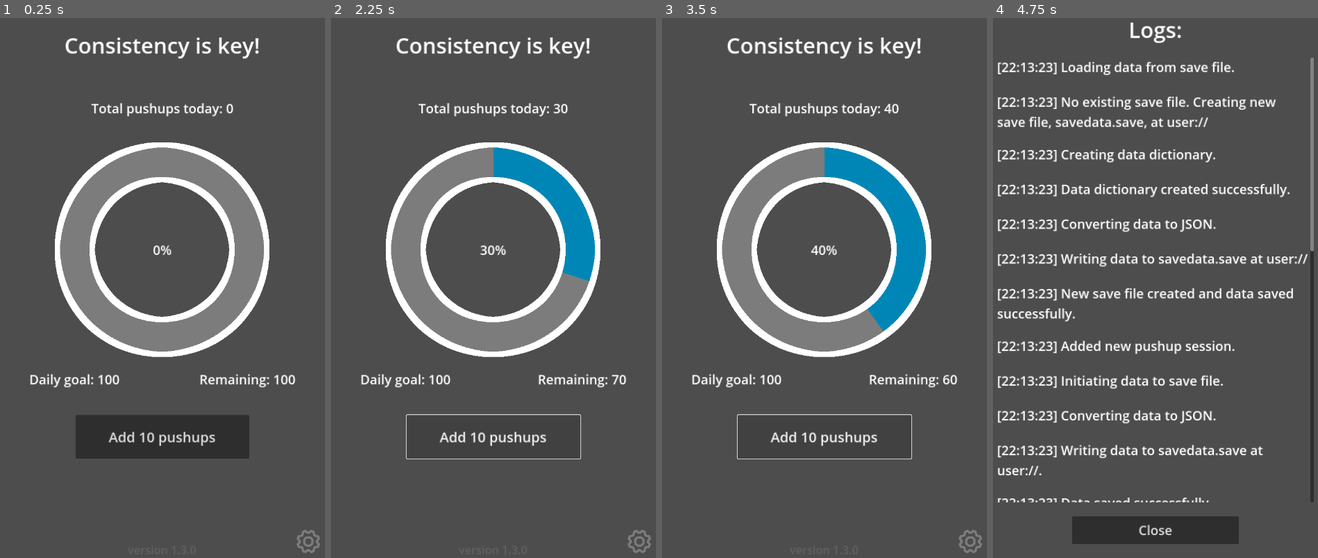
Above: before the commit, frames 1-4 (left to right).
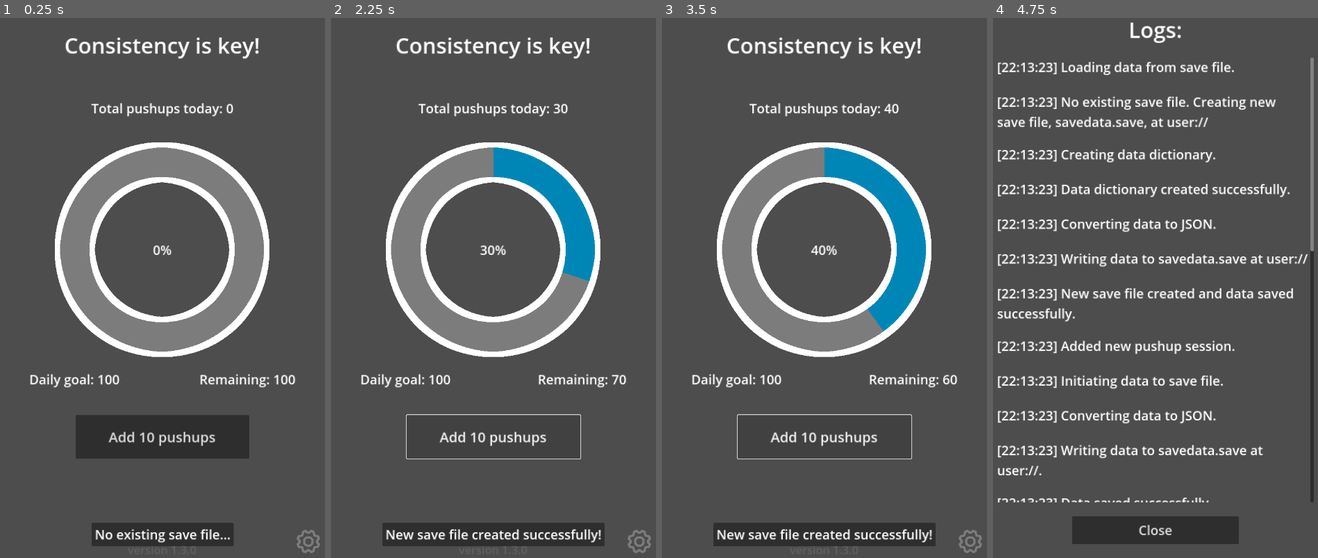
Above: after the commit, the same moments.

Repository: Vandreic/PushupProgression
Game: Godot game, scene res://src/main/main.tscn
Same seed, same stepped clock (60 frames per second), same inputs: the game is played once before the commit and once after it.
Inputs (mouse positions are in pixels of both pictures, inside the frame that each line leads up to):
- Up to frame 1 (0.25 s): no input
- Up to frame 2 (2.25 s): click "Add 10 pushups" at 0.5 s; click "Add 10 pushups" at 1.25 s; click "Add 10 pushups" at 2 s
- Up to frame 3 (3.5 s): tap Enter at 2.75 s
- Up to frame 4 (4.75 s): click (1301, 541) at 3.5 s; click "Show logs" at 4.25 s

The runs differ from the first frame. In frame 1, 1.7% of the frame differs, in the area x 28-72%, y 93-98%; in frame 2, 2.7%, in the area x 15-85%, y 93-98%; in frame 3, 2.7%; in frame 4, nothing differs.

Commit message:
Created notification system
Implemented notification system for save/load and settings updates.

Diff:
--- a/global/global_variables.gd
+++ b/global/global_variables.gd
@@ -76,7 +76,7 @@
 ## Logging menu scene file path.
 const LOGGING_MENU_SCENE_PATH: String = "res://src/ui/options_menu/logging_menu/logging_menu.tscn"
 
-## App running flag [bool].
+## App running flag.
 var app_running: bool = false
 
 
@@ -86,13 +86,13 @@
 ## Number of pushups in each session.
 var pushups_per_session: int = 10
 
-## Total pushups.
+## Total pushups today.
 var total_pushups_today: int = 0
 
-## Total pushups sessions.
+## Total pushups sessions today.
 var total_pushups_sessions: int = 0
 
-## Remaining pushup to reach daily goal.
+## Remaining pushups to reach daily goal.
 var remaining_pushups: int = 0
 
 ## Save data [Dictionary] to store settings and progression data.
@@ -106,5 +106,52 @@
 	"calendar": {}
 }
 
-## Logs [Array].
+## Stores log messages.
 var logs_array: Array = []
+
+
+## Create log message. [br]
+##
+## [br]
+##
+## See [method SaveSystem.create_log] for more details.
+func create_log(log_message: String) -> void:
+	# Create log
+	get_tree().call_group("save_system", "create_log", log_message)
+
+
+## Create notification. [br]
+##
+## [br]
+##
+## See [method NotificationSystem.create_notification] for more details.
+func create_notification(notification_text: String, extended_duration: bool = false) -> void:
+	# Create notification
+	get_tree().call_group("notification_system", "create_notification", notification_text, extended_duration)
+
+
+## Update UI. [br]
+##
+## [br]
+##
+## See [method UIManager.update_ui] for more details.
+func update_ui() -> void:
+	get_tree().call_group("ui_manager", "update_ui")
+
+
+## Save data. [br]
+##
+## [br]
+##
+## See [method SaveSystem.save_data] for more details.
+func save_data() -> void:
+	get_tree().call_group("save_system", "save_data")
+
+
+## Load data. [br]
+##
+## [br]
+##
+## See [method SaveSystem.load_data] for more details.
+func load_data() -> void:
+	get_tree().call_group("save_system", "load_data")
--- a/src/main/main.gd
+++ b/src/main/main.gd
@@ -1,4 +1,4 @@
-## Main Scene Script.
+## Main Scene.
 ##
 ## Path: [code]res://src/main/main.gd[/code]
 
@@ -14,24 +14,35 @@
 
 	# Load save file if game is not running
 	if GlobalVariables.app_running == false:
-		get_tree().call_group("save_system", "load_data")
+		GlobalVariables.load_data()
 
 	# Update UI
-	get_tree().call_group("ui_manager", "update_ui")
+	GlobalVariables.update_ui()
 
 
 ## Change window size to 480x800 if screen height is less than 1280 pixels
-## (Used for 1920x1080 monitors) [br]
-## Position window in middle of screen after resizing. [br][br]
+## (Used for 1920x1080 monitors). [br]
+## Position window in center of screen after resizing. [br]
+##
+## [br]
+##
 ## [b]Note:[/b] Used for PC.
 func change_window_size():
-	var current_screen_size: Vector2i = DisplayServer.screen_get_size(0)
-	var window_size_hdpi = Vector2i(480, 800)
+	# Get primary screen id/index
+	var primary_monitor_id: int = DisplayServer.get_primary_screen()
+	# Get primary screen size
+	var screen_size: Vector2i = DisplayServer.screen_get_size(primary_monitor_id)
+	# Define desired window size
+	var window_size: Vector2i = Vector2i(480, 800)
 
-	# Change resolution if necessary
-	if current_screen_size.y < 1280:
-		DisplayServer.window_set_size(window_size_hdpi)
-		# Position window in center of screen
-		var new_x_pos = (current_screen_size.x * 1.5) - (DisplayServer.window_get_size().x / 2)
-		var new_y_pos = (current_screen_size.y / 2) - (DisplayServer.window_get_size().y / 2)
-		DisplayServer.window_set_position(Vector2i(new_x_pos, new_y_pos))
+	# Change resolution if primary screen height is less than 1280 pixels
+	if screen_size.y < 1280:
+		# Set desired window size
+		DisplayServer.window_set_size(window_size)
+		# Calculate window center position
+		#var center_x: int = int((screen_size.x - window_size.x) / 2.0)
+		var center_x: int = int((screen_size.x - window_size.x) * 1.833)
+		var center_y: int = int((screen_size.y - window_size.y) / 2.0)
+
+		# Position window in center
+		DisplayServer.window_set_position(Vector2i(center_x, center_y))
--- a/src/main/main.tscn
+++ b/src/main/main.tscn
@@ -1,17 +1,34 @@
-[gd_scene load_steps=4 format=3 uid="uid://b8m5sfw05s6ty"]
+[gd_scene load_steps=7 format=3 uid="uid://b8m5sfw05s6ty"]
 
 [ext_resource type="Script" path="res://src/main/main.gd" id="1_ui10i"]
 [ext_resource type="PackedScene" uid="uid://bv2v88irqyogj" path="res://src/ui/ui.tscn" id="2_06dc6"]
 [ext_resource type="Script" path="res://src/utilities/save_system.gd" id="3_vaodl"]
+[ext_resource type="Script" path="res://src/utilities/notification_system.gd" id="4_caoxb"]
+
+[sub_resource type="Animation" id="Animation_pjprj"]
+resource_name = "show_notification"
+length = 0.2
+
+[sub_resource type="AnimationLibrary" id="AnimationLibrary_ac6sq"]
+_data = {
+"show_notification": SubResource("Animation_pjprj")
+}
 
 [node name="Main" type="Node"]
 script = ExtResource("1_ui10i")
 
 [node name="UI" parent="." instance=ExtResource("2_06dc6")]
 
-[node name="ProgressionController" type="Node" parent="."]
-
 [node name="Utilities" type="Node" parent="."]
 
 [node name="SaveSystem" type="Node" parent="Utilities" groups=["save_system"]]
 script = ExtResource("3_vaodl")
+
+[node name="NotificationSystem" type="Node" parent="Utilities" groups=["notification_system"]]
+script = ExtResource("4_caoxb")
+
+[node name="NotificationAnimationPlayer" type="AnimationPlayer" parent="Utilities/NotificationSystem"]
+unique_name_in_owner = true
+libraries = {
+"": SubResource("AnimationLibrary_ac6sq")
+}
--- /dev/null
+++ b/src/ui/notification/notification.tscn
@@ -0,0 +1,74 @@
+[gd_scene load_steps=4 format=3 uid="uid://fjatxhusdrmj"]
+
+[ext_resource type="Script" path="res://src/ui/notification/notification_manager.gd" id="1_bopgf"]
+
+[sub_resource type="Animation" id="Animation_7vkrs"]
+resource_name = "show_notification"
+length = 1.1
+tracks/0/type = "value"
+tracks/0/imported = false
+tracks/0/enabled = true
+tracks/0/path = NodePath(".:visible")
+tracks/0/interp = 1
+tracks/0/loop_wrap = true
+tracks/0/keys = {
+"times": PackedFloat32Array(0),
+"transitions": PackedFloat32Array(1),
+"update": 1,
+"values": [true]
+}
+tracks/1/type = "method"
+tracks/1/imported = false
+tracks/1/enabled = true
+tracks/1/path = NodePath(".")
+tracks/1/interp = 1
+tracks/1/loop_wrap = true
+tracks/1/keys = {
+"times": PackedFloat32Array(0.9, 1.1),
+"transitions": PackedFloat32Array(1, 1),
+"values": [{
+"args": [],
+"method": &"hide_ui"
+}, {
+"args": [],
+"method": &"remove_ui"
+}]
+}
+
+[sub_resource type="AnimationLibrary" id="AnimationLibrary_0m8h3"]
+_data = {
+"show_notification": SubResource("Animation_7vkrs")
+}
+
+[node name="Notification" type="CanvasLayer"]
+script = ExtResource("1_bopgf")
+
+[node name="PanelContainer" type="PanelContainer" parent="."]
+anchors_preset = -1
+anchor_left = 0.4
+anchor_top = 0.94
+anchor_right = 0.6
+anchor_bottom = 0.975
+grow_horizontal = 2
+grow_vertical = 2
+
+[node name="MarginContainer" type="MarginContainer" parent="PanelContainer"]
+layout_mode = 2
+theme_override_constants/margin_left = 7
+theme_override_constants/margin_top = 5
+theme_override_constants/margin_right = 7
+theme_override_constants/margin_bottom = 5
+
+[node name="NotificationLabel" type="Label" parent="PanelContainer/MarginContainer"]
+unique_name_in_owner = true
+layout_mode = 2
+theme_override_font_sizes/font_size = 30
+text = "Notification Text..."
+horizontal_alignment = 1
+vertical_alignment = 1
+
+[node name="AnimationPlayer" type="AnimationPlayer" parent="."]
+unique_name_in_owner = true
+libraries = {
+"": SubResource("AnimationLibrary_0m8h3")
+}
--- /dev/null
+++ b/src/ui/notification/notification_manager.gd
@@ -0,0 +1,52 @@
+## Notification Manager.
+##
+## Controls the behavior of notification. [br]
+##
+## [br]
+##
+## Path: [code]res://src/ui/notification/notification_manager.gd[/code]
+
+
+class_name NotificationManager
+extends CanvasLayer
+
+
+## Notification animation player.
+@onready var animation_player: AnimationPlayer = %AnimationPlayer
+
+## Signal for removing notification.
+signal notification_removed
+
+## Extend notificatio duration.
+var extend_duration: bool = false
+
+
+## Show notification.
+func show_ui() -> void:
+	# Play notification animation
+	animation_player.play("show_notification")
+
+
+## Hide notification.
+func hide_ui() -> void:
+	# Change visibility
+	visible = false
+
+
+## Remove notification. (Removes scene from tree).
+func remove_ui() -> void:
+	# Emit notification removed signal
+	notification_removed.emit()
+	# Delete scene from tree
+	get_parent().remove_child(self)
+	queue_free()
+
+
+# Called when the node enters the scene tree for the first time.
+func _ready():
+	# Hide notification UI as default
+	hide_ui()
+	# Check if extend duration is true
+	if extend_duration == true:
+		# Extend animation play speed
+		animation_player.speed_scale = 0.5
--- a/src/ui/options_menu/logging_menu/logging_menu_controller.gd
+++ b/src/ui/options_menu/logging_menu/logging_menu_controller.gd
@@ -1,6 +1,6 @@
 ## Logging Menu Controller.
 ##
-## Creates logs and controls the behavior of logging menu. [br]
+## Creates log messages and controls the behavior of logging menu. [br]
 ##
 ## [br]
 ##
@@ -49,9 +49,6 @@
 	logs_container.remove_child(base_log_label)
 	base_log_label.queue_free()
 
-	print("Ready")
-	print(GlobalVariables.logs_array)
-
 
 # Called when the node enters the scene tree for the first time.
 func _ready() -> void:
--- a/src/ui/options_menu/settings_menu/settings_menu_manager.gd
+++ b/src/ui/options_menu/settings_menu/settings_menu_manager.gd
@@ -36,32 +36,64 @@
 
 ## On [member SettingsMenuManager.close_menu_button] pressed.
 func _on_close_menu_button_pressed() -> void:
+	#region: Daily goal input
 	# Search daily goal input text for digits
 	var daily_goal_input_text = regex.search(daily_goal_input.text)
+	# Update daily goal, if digits
 	if daily_goal_input_text:
 		GlobalVariables.daily_pushups_goal = int(daily_goal_input.text)
-		print("Daily goal updated to: %s" % daily_goal_input.text)
+		# Create log message
+		var log_message: String = "Daily goal updated to: %s" % daily_goal_input.text
+		# Create log
+		GlobalVariables.create_log(log_message)
+		# Create notification with extended duration
+		GlobalVariables.create_notification(log_message, true)
+	# If no input, pass
 	elif daily_goal_input.text.is_empty():
-		print("No changes to daily goal were made.")
+		pass
+	# Else, create notification
 	else:
-		print("Invalid value for daily goal: %s. Only digits are allowed."\
-		% str(daily_goal_input.text))
+		# Create notification text
+		var notification_text: String = "Invalid value for daily goal: %s\n\
+		Only digits allowed." % str(daily_goal_input.text)
+		# Create notification with extended duration
+		GlobalVariables.create_notification(notification_text, true)
+	#endregion
 
+	#region: Pushups per session input
 	# Search pushups per session input text for digits
 	var pushups_per_session_input_text = regex.search(pushups_per_session_input.text)
+	# Update pushups per session, if digits
 	if pushups_per_session_input_text:
 		GlobalVariables.pushups_per_session = int(pushups_per_session_input.text)
-		print("Pushups per session updated to: %s" % pushups_per_session_input.text)
+		# Create log message
+		var log_message: String = "Pushups per session updated to: %s" % pushups_per_session_input.text
+		# Create log
+		GlobalVariables.create_log(log_message)
+		# Create notification with extended duration
+		GlobalVariables.create_notification(log_message, true)
+	# If no input, pass
 	elif pushups_per_session_input.text.is_empty():
-		print("No changes to pushups per session were made.")
+		pass
+	# Else, create notification
 	else:
-		print("Invalid value for pushups per session: %s. Only digits allowed."\
-		% str(pushups_per_session_input.text))
+		# Create notification text
+		var notification_text: String = "Invalid value for pushups per session: %s\n\
+		Only digits allowed." % str(pushups_per_session_input.text)
+		# Create notification with extended duration
+		GlobalVariables.create_notification(notification_text, true)
+	#endregion
 
-	# Save progression data
-	get_tree().call_group("save_system", "save_data")
-	# Update UI
-	get_tree().call_group("ui_manager", "update_ui")
+	# If no input, create notification with extended duration
+	if daily_goal_input.text.is_empty() and pushups_per_session_input.text.is_empty():
+		GlobalVariables.create_notification("No changes to settings were made.", true)
+
+	# If valid input, save data and update UI
+	elif daily_goal_input_text or pushups_per_session_input_text:
+		# Save data
+		GlobalVariables.save_data()
+		# Update UI
+		GlobalVariables.update_ui()
 
 	# Close settings menu
 	close_menu()
--- a/src/ui/ui_manager.gd
+++ b/src/ui/ui_manager.gd
@@ -176,9 +176,9 @@
 	# Update total sessions
 	GlobalVariables.total_pushups_sessions += 1
 	# Create log message
-	get_tree().call_group("save_system", "create_log", "Added new pushup session.")
+	GlobalVariables.create_log("Added new pushup session.")
 	# Save data
-	get_tree().call_group("save_system", "save_data")
+	GlobalVariables.save_data()
 	# Update UI
 	update_ui()
 
--- /dev/null
+++ b/src/utilities/notification_system.gd
@@ -0,0 +1,69 @@
+## Notification System.
+##
+## Displays notifications. [br]
+##
+## [br]
+##
+## Path: [code]res://src/utilities/notification_system.gd[/code]
+
+
+class_name NotificationSystem
+extends Node
+
+
+## Notification scene.
+const NOTIFICATION_SCENE: PackedScene = preload("res://src/ui/notification/notification.tscn")
+
+## Notification animation player.
+@onready var notification_animation_player: AnimationPlayer = %NotificationAnimationPlayer
+
+## Queue for storing pending notifications.
+var notifications_queue: Array = []
+
+## Current notification.
+var current_notification: CanvasLayer = null
+
+
+## Create notification. [br]
+## Extends duration if [param extend_duration] is [code]true[/code].
+func create_notification(notification_text: String, extend_duration: bool = false) -> void:
+	# Instantiate notification scene
+	var notification_node: CanvasLayer = NOTIFICATION_SCENE.instantiate()
+	# Set notification text label
+	notification_node.get_node("%NotificationLabel").text = notification_text
+	# Apply extended duration if requested
+	if extend_duration == true:
+		notification_node.extend_duration = true
+
+	# Set and show current notification, if none
+	if current_notification == null:
+		current_notification = notification_node
+		show_notification()
+	# Else, add notification to queue
+	else:
+		notifications_queue.append(notification_node)
+
+
+## Show notification.
+func show_notification() -> void:
+	# Add notification to tree
+	add_child(current_notification)
+	# Connect to notification removed signal
+	current_notification.notification_removed.connect(show_next_notification)
+	# Show notification ui
+	current_notification.show_ui()
+
+
+## Show next notification.
+func show_next_notification() -> void:
+	# Reset current notification
+	current_notification = null
+
+	# Check if any notifications in queue
+	if notifications_queue.size() > 0:
+		# Get next notification and remove from queue
+		var next_notification: CanvasLayer = notifications_queue.pop_front()
+		# Set new current notification
+		current_notification = next_notification
+		# Show notification
+		show_notification()
--- a/src/utilities/save_system.gd
+++ b/src/utilities/save_system.gd
@@ -57,44 +57,10 @@
 	# Create timestamp
 	var timestamp: String = "[%s:%s:%s] " % [hour, minute, second]
 
-	# Cretae full log message
+	# Create full log message
 	var full_log_message: String = timestamp + log_message
 	# Add to logs array
 	GlobalVariables.logs_array.append(full_log_message)
-
-
-## Create save file. [br]
-##
-## [br]
-##
-## Save file path: [constant SaveSystem.SAVE_GAME_PATH] [br]
-func create_save_file() -> void:
-	create_log("No existing save file. \
-	Creating new save file, " + SAVE_FILE + ", at " + SAVE_GAME_PATH)
-
-	# Create new save data dictionary
-	create_save_data_dict()
-
-	# Create new save file
-	var new_save_file = FileAccess.open(SAVE_GAME_PATH + SAVE_FILE, FileAccess.WRITE)
-
-	# Check for file errors
-	if new_save_file == null:
-		# Get error text
-		var error_text: String = get_file_error_message(FileAccess.get_open_error())
-		create_log("Error creating new save file. " + error_text)
-		return
-
-	create_log("Converting data to JSON.")
-	# Convert save data dictionary to JSON
-	var json_string = JSON.stringify(GlobalVariables.save_data_dict, "\t")
-
-	create_log("Writing data to " + SAVE_FILE + " at " + SAVE_GAME_PATH)
-	# Store the save data dictionary as a new line in the save file.
-	new_save_file.store_line(json_string)
-
-	# File saved successfully
-	create_log("New save file created and data saved successfully.")
 
 
 ## Create [Dictionary] for the current day's data.
@@ -142,13 +108,56 @@
 
 	# Save calendar dictionary to save data dictionary
 	GlobalVariables.save_data_dict["calendar"] = calendar_dict
-
 	# Save daily pushups goal
 	GlobalVariables.save_data_dict["settings"]["daily_pushups_goal"] = GlobalVariables.daily_pushups_goal
 	# Save pushups per session
 	GlobalVariables.save_data_dict["settings"]["pushups_per_session"] = GlobalVariables.pushups_per_session
 
 	create_log("Data dictionary created successfully.")
+
+
+## Create save file. [br]
+##
+## [br]
+##
+## Save file path: [constant SaveSystem.SAVE_GAME_PATH]
+func create_save_file() -> void:
+	# Create log
+	create_log("No existing save file. \
+	Creating new save file, " + SAVE_FILE + ", at " + SAVE_GAME_PATH)
+	# Create notification with extended duration
+	GlobalVariables.create_notification("No existing save file...", true)
+
+	# Create new save data dictionary
+	create_save_data_dict()
+
+	# Create new save file
+	var new_save_file = FileAccess.open(SAVE_GAME_PATH + SAVE_FILE, FileAccess.WRITE)
+
+	# Check for file errors
+	if new_save_file == null:
+		# Get error text
+		var error_text: String = get_file_error_message(FileAccess.get_open_error())
+		# Create log
+		create_log("Error creating new save file. " + error_text)
+		# Create notification text
+		var notification_text: String = "Error creating new save file\n" + "See logs for more details."
+		# Create notification with extended duration
+		GlobalVariables.create_notification(notification_text, true)
+		return
+
+	create_log("Converting data to JSON.")
+	# Convert save data dictionary to JSON
+	var json_string = JSON.stringify(GlobalVariables.save_data_dict, "\t")
+
+	create_log("Writing data to " + SAVE_FILE + " at " + SAVE_GAME_PATH)
+	# Store the save data dictionary as a new line in the save file.
+	new_save_file.store_line(json_string)
+
+	# Create log
+	create_log("New save file created and data saved successfully.")
+	# Create notification with extended duration
+	GlobalVariables.create_notification("New save file created successfully!", true)
 
 
 ## Return an error message as [String] based on [param file_error] value.
@@ -215,7 +224,12 @@
 	if save_file == null:
 		# Get error text
 		var error_text: String = get_file_error_message(FileAccess.get_open_error())
+		# Create log
 		create_log("Error opening save file. " + error_text)
+		# Create notification text
+		var notification_text: String = "Error opening save file\n" + "See logs for more details."
+		# Create notification with extended duration
+		GlobalVariables.create_notification(notification_text, true)
 		return
 
 	# Get datetime dictionary from system
@@ -276,7 +290,10 @@
 	# Store the save data dictionary as a new line in the save file
 	save_file.store_line(json_string)
 
+	# Create log
 	create_log("Data saved successfully.")
+	# Create notification
+	GlobalVariables.create_notification("Saved successfully!")
 
 
 ## Load settings. [br][br]
@@ -324,7 +341,12 @@
 	if save_file == null:
 		# Get error text
 		var error_text: String = get_file_error_message(FileAccess.get_open_error())
+		# Create log
 		create_log("Error opening save file. " + error_text)
+		# Create notification text
+		var notification_text: String = "Error opening save file.\n" + "See logs for more details."
+		# Create notification with extended duration
+		GlobalVariables.create_notification(notification_text, true)
 		return
 
 	# Create JSON helper
@@ -336,15 +358,19 @@
 
 	create_log("Converting data from save file.")
 	# Parse (convert) JSON text
-	var save_file_data = json.parse_string(json_string)
+	var save_file_data = JSON.parse_string(json_string)
 
 	# If parse (convert) error occurs
 	if save_file_data == null:
 		# Create error message
 		var error_message: String = "JSON Parse Error: " + json.get_error_message()\
 		+ " in " + json_string + " at line " + json.get_error_line()
-
+		# Create log
 		create_log("Error converting data from save file. " + error_message)
+		# Create notification text
+		var notification_text: String = "Error converting data from save file\n" + "See logs for more details."
+		# Create notification with extended duration
+		GlobalVariables.create_notification(notification_text, true)
 		return
 
 	# If save data is dictionary, create copy
@@ -354,12 +380,8 @@
 		# Load settings
 		load_settings(settings_dict)
 
-		# Create new years dictionary
+		# Create years dictionary
 		var years_dict: Dictionary = {}
-		# Create new months dictionary
-		var months_dict: Dictionary = {}
-		# Create new days dictionary
-		var days_dict: Dictionary = {}
 
 		# Create new dictionary for each year.
 		for year in save_file_data["calendar"]:
@@ -455,7 +477,11 @@
 
 		# Save created dictionary to save_data_dict
 		GlobalVariables.save_data_dict["calendar"] = years_dict
+
+		# Create log
 		create_log("Loaded data from save file successfully.")
+		# Create notification
+		GlobalVariables.create_notification("Loaded successfully!")
 
 
 ## Reset global values. [br]
@@ -531,5 +557,7 @@
 		_:
 			create_log("Unsupported reset option: " + reset_option)
 
+	# Create notification
+	GlobalVariables.create_notification("Reset successfully!")
 	# Save data
 	save_data()
Binary file changed: app_screenshot.png
Not shown, changed: README.md
